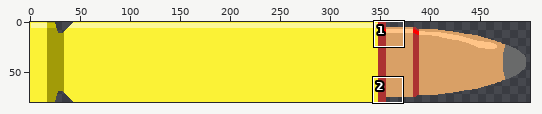
A pixel-art file gets an edit: AsepriteFiles/Drafts/UI/health bars.ase. The picture above shows the old version from afar; the outline marks the close-up.
Close-up. Before:
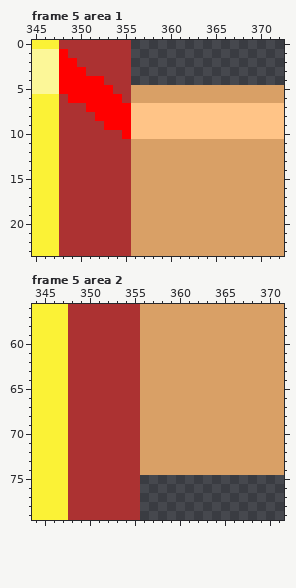
500x80 pixels, 5 frames. Shown: frame 5 area 1: x 345..372, y 0..23; frame 5 area 2: x 344..371, y 56..79.
Once edited:
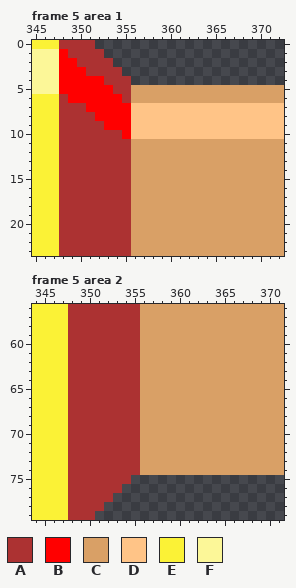
Palette (. is transparent): A #ac3232  B #ff0000  C #d9a066  D #ffc487  E #fbf236  F #fcf798
The edit:
Frame 5 area 1, layer "Layer 1":
The author cleared colour A in row 0 at x 352 to 355; in row 1 at x 353 to 355; in row 2 at x 354 to 355; in row 3 at x 355.
Frame 5 area 2, layer "Layer 1":
The author cleared colour A in row 75 at x 355; in row 76 at x 354 to 355; in row 77 at x 353 to 355; in row 78 at x 352 to 355; in row 79 at x 351 to 355.
Boxes around the changes in both close-ups, in picture pixels (x1, y1, x2, y2):
erased: (95, 40, 131, 76)
erased: (95, 475, 140, 520)
